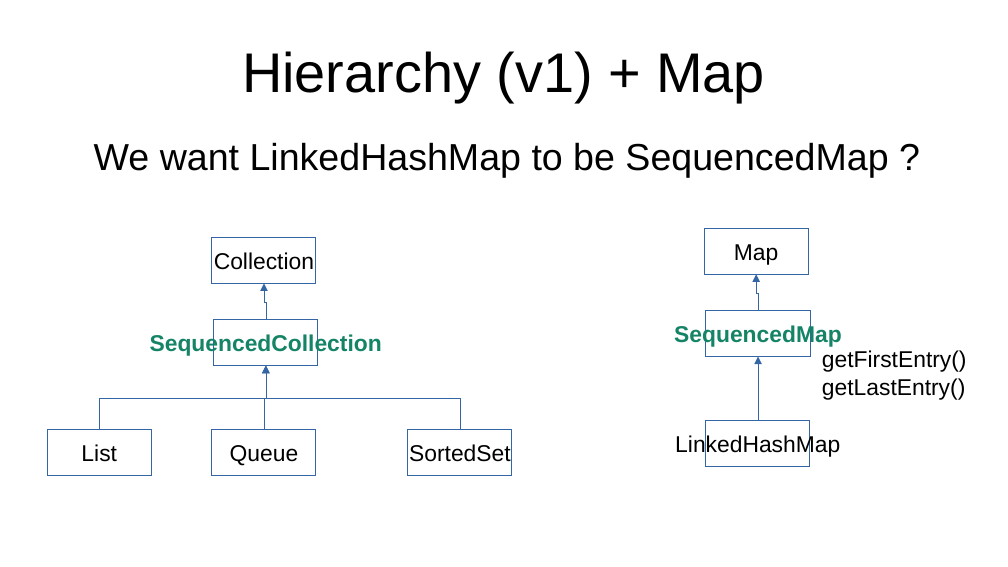
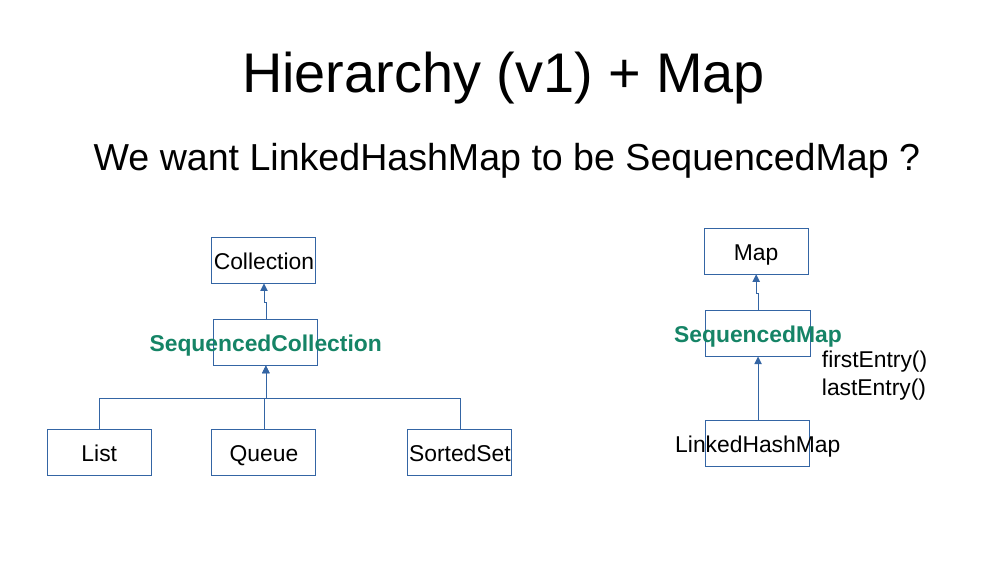
Before and after one commit to forax/java-21-demo, a slide deck: slide 31 of Java 21 add sparkle to your life.odp. Drawn at 1008x567 pixels with LibreOffice and Linux fonts; fonts in the diff are those of the drawing. Boxes give left, top, right and bottom in pixels: in the first picture for what was removed or moved away, otherwise in the second. Text is boxed around its words. In the diff, an @@ line names an element or a change of style, - is before the commit and + after.

```diff
--- a/Java 21 add sparkle to your life.odp
+++ b/Java 21 add sparkle to your life.odp
@@ text at (822, 350, 927, 400): text changed @@
-getFirstEntry()
-getLastEntry()
+firstEntry()
+lastEntry()
```
Also in this commit, not shown: 11 other slides changed, 1 other file.
